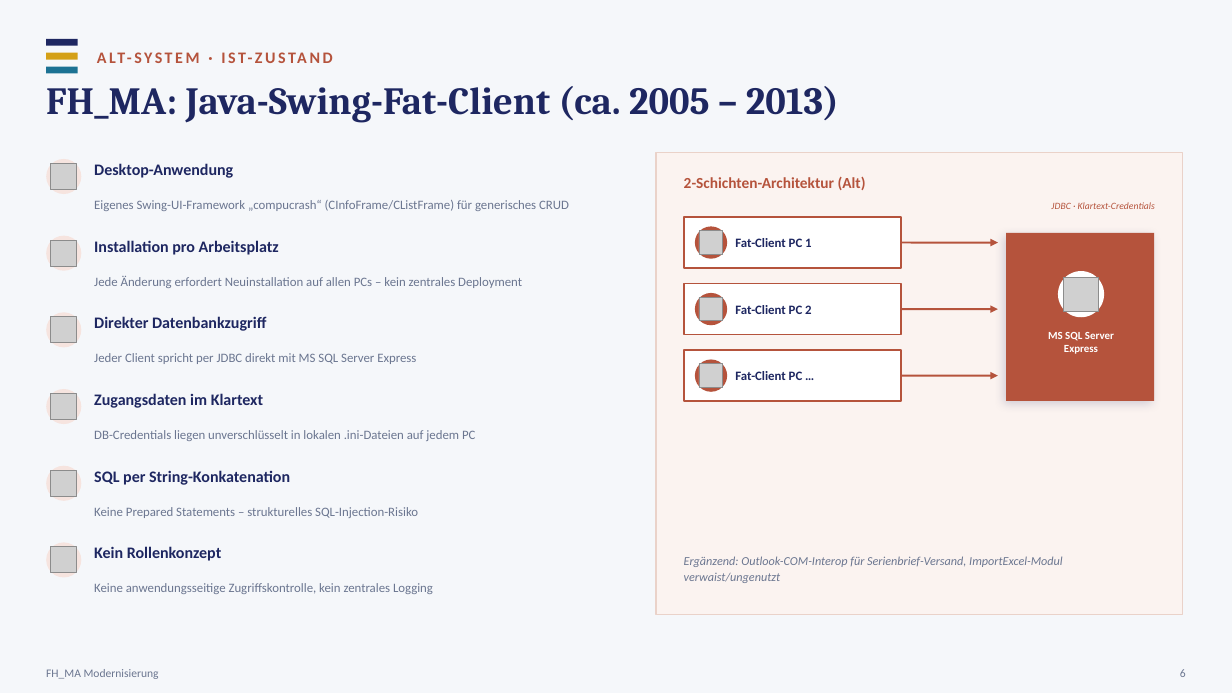
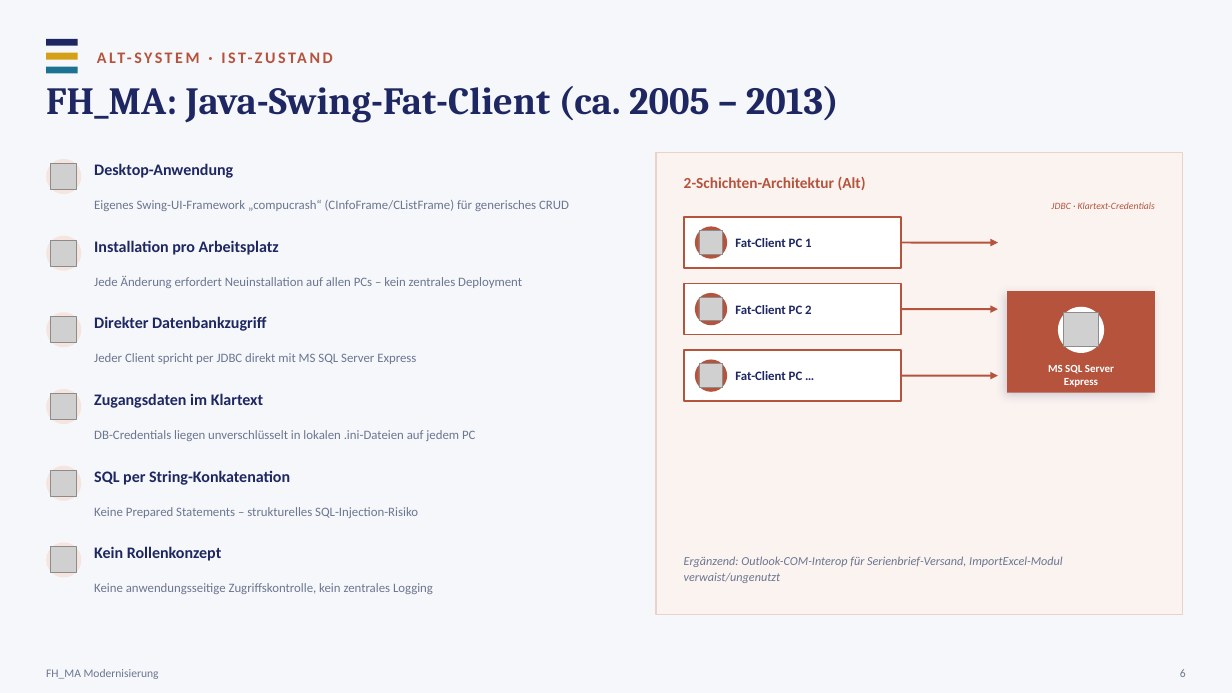
Before and after one commit to Freaky2164/CAS-Advanced-SE, a slide deck: slide 6 of 03-architektur/FH_MA-Architektur-Praesentation.pptx. Drawn at 1232x693 pixels with LibreOffice and Linux fonts; fonts in the diff are those of the drawing; grey boxes stand for pictures. Boxes give left, top, right and bottom in pixels: in the first picture for what was removed or moved away, otherwise in the second. Text is boxed around its words. In the diff, an @@ line names an element or a change of style, - is before the commit and + after.

```diff
--- a/03-architektur/FH_MA-Architektur-Praesentation.pptx
+++ b/03-architektur/FH_MA-Architektur-Praesentation.pptx
@@ rectangle: place and size @@
-rectangle at (1006,233,1154,401)
+rectangle at (1007,291,1155,393)
@@ ellipse: place and size @@
-ellipse at (1058,271,1104,317)
+ellipse at (1058,307,1104,353)
@@ picture: place and size @@
-picture at (1065,277,1099,311)
+picture at (1065,312,1099,347)
@@ text "MS SQL Server": place and size @@
-text "MS SQL Server" at (1048,332,1114,354)
+text "MS SQL Server" at (1048,365,1114,387)
```
Also in this commit, not shown: 10 other slides changed, 2 slides added, 2 other files.
